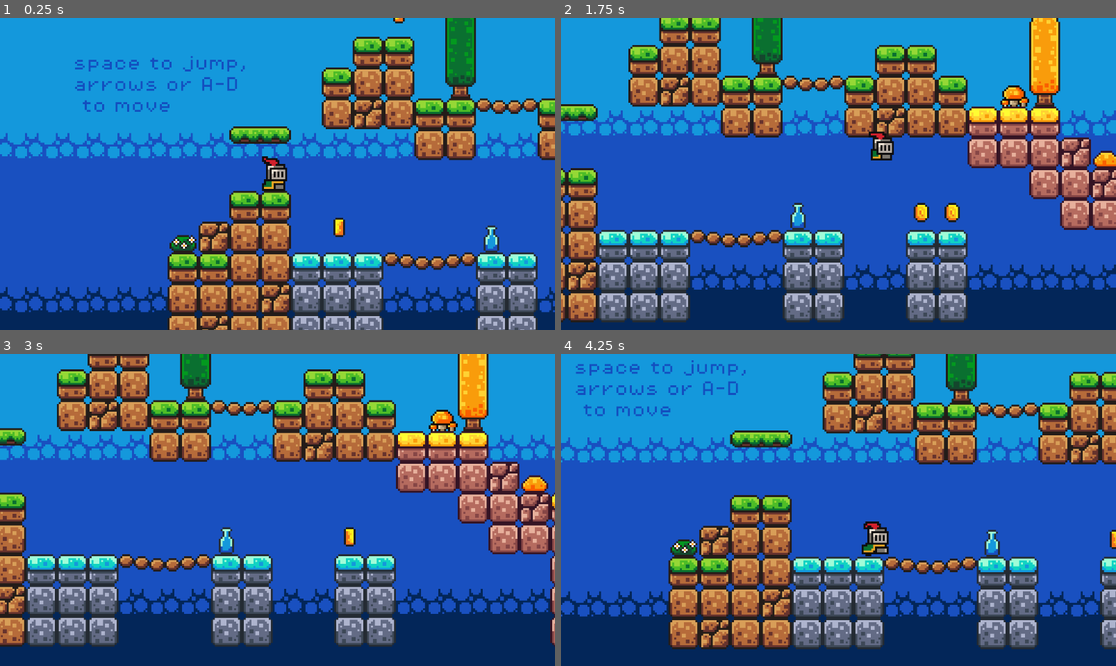
Above: before the commit, frames 1-4 (two rows, left to right).
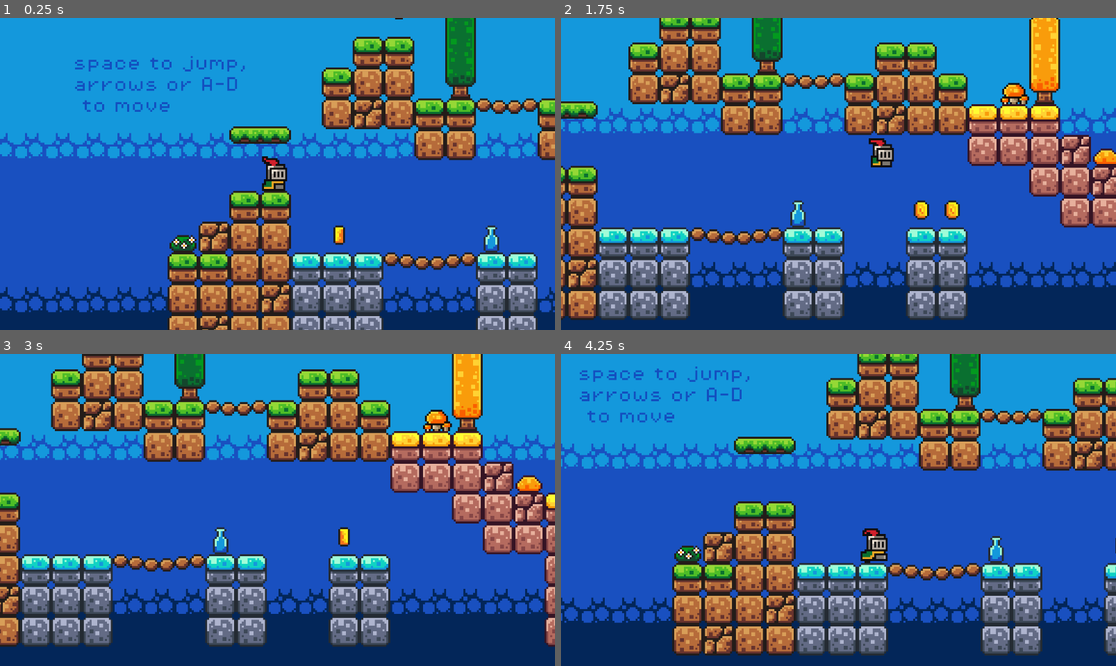
Above: after the commit, the same moments.

Repository: fillumina/brickjumper
Game: Godot game, scene res://scenes/game.tscn
Same seed, same stepped clock (60 frames per second), same inputs: the game is played once before the commit and once after it.
Inputs:
- Up to frame 1 (0.25 s): no input
- Up to frame 2 (1.75 s): hold Right (move_right) from 0.53 s (still down); tap Space (jump) at 0.77, 1.52 s
- Up to frame 3 (3 s): release Right (move_right) at 2.03 s; hold Left (move_left) 2.03-2.78 s; hold Right (move_right) from 2.78 s (still down)
- Up to frame 4 (4.25 s): keep holding Right (move_right); tap Space (jump) at 3.02, 3.77 s

The runs differ from the first frame. In frame 1, 0.2% of the frame differs, in the area x 60-73%, y 0-73%; in frame 2, 23%; in frame 3, 28%; in frame 4, 36%, in the area x 0-100%, y 0-97%.

Commit message:
fix player doesn't catch all coins
Change player collision shape to a more fitting
rectangle and lower the coins.

Diff:
--- a/scenes/game.tscn
+++ b/scenes/game.tscn
@@ -267,25 +267,25 @@
 script = ExtResource("5_iywne")
 
 [node name="Coin2" parent="Coins" instance=ExtResource("4_lbhrr")]
-position = Vector2(66, 49)
+position = Vector2(66, 53)
 
 [node name="Coin3" parent="Coins" instance=ExtResource("4_lbhrr")]
-position = Vector2(97, -62)
+position = Vector2(97, -64)
 
 [node name="Coin4" parent="Coins" instance=ExtResource("4_lbhrr")]
-position = Vector2(464, 15)
+position = Vector2(464, 22)
 
 [node name="Coin6" parent="Coins" instance=ExtResource("4_lbhrr")]
-position = Vector2(712, -48)
+position = Vector2(712, -40)
 
 [node name="Coin9" parent="Coins" instance=ExtResource("4_lbhrr")]
-position = Vector2(544, -128)
+position = Vector2(544, -120)
 
 [node name="Coin7" parent="Coins" instance=ExtResource("4_lbhrr")]
-position = Vector2(736, -48)
+position = Vector2(736, -40)
 
 [node name="Coin8" parent="Coins" instance=ExtResource("4_lbhrr")]
-position = Vector2(760, -48)
+position = Vector2(760, -40)
 
 [node name="Platforms" type="Node" parent="."]
 
--- a/scenes/player.tscn
+++ b/scenes/player.tscn
@@ -168,8 +168,8 @@
 "speed": 5.0
 }]
 
-[sub_resource type="CircleShape2D" id="CircleShape2D_fjrip"]
-radius = 5.09902
+[sub_resource type="RectangleShape2D" id="RectangleShape2D_g2els"]
+size = Vector2(11, 14)
 
 [node name="Player" type="CharacterBody2D"]
 z_index = 5
@@ -182,5 +182,5 @@
 animation = &"jump"
 
 [node name="CollisionShape2D" type="CollisionShape2D" parent="."]
-position = Vector2(0, -5)
-shape = SubResource("CircleShape2D_fjrip")
+position = Vector2(-0.5, -7)
+shape = SubResource("RectangleShape2D_g2els")
